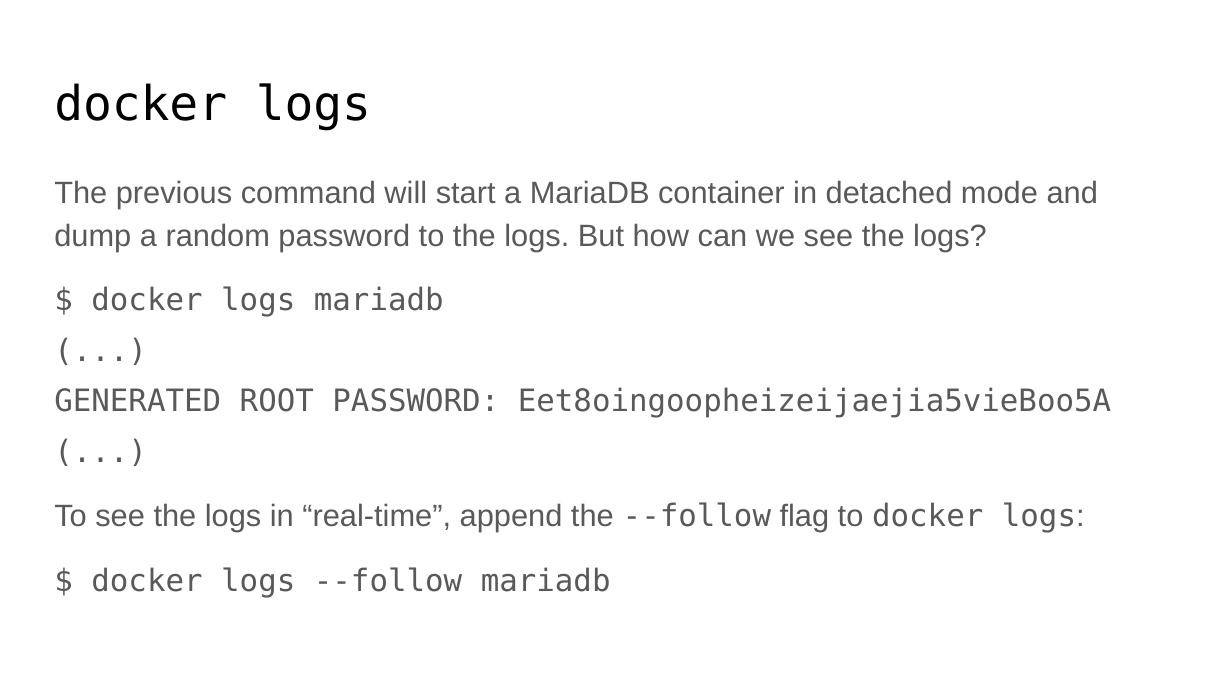
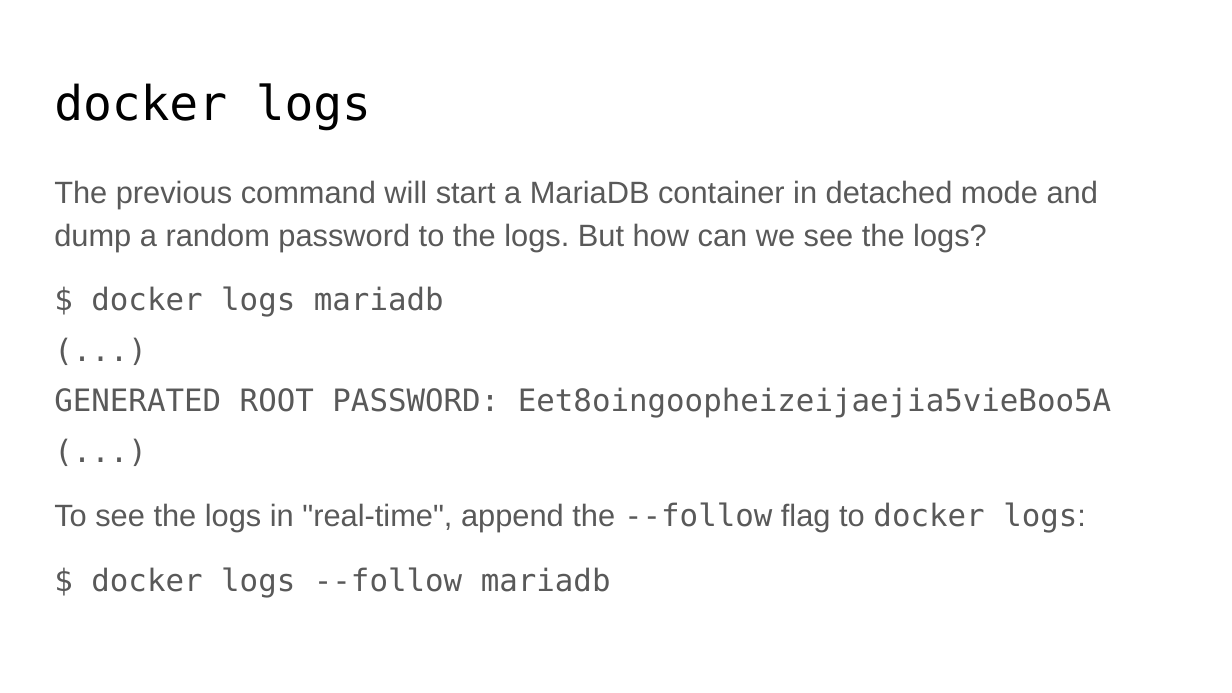
Before and after one commit to travelaudience/training-docker, a slide deck: slide 25 of docs/TA - Docker training.pptx. Drawn at 1232x693 pixels with LibreOffice and Linux fonts; fonts in the diff are those of the drawing. Boxes give left, top, right and bottom in pixels: in the first picture for what was removed or moved away, otherwise in the second. Text is boxed around its words. In the diff, an @@ line names an element or a change of style, - is before the commit and + after.

```diff
--- a/docs/TA - Docker training.pptx
+++ b/docs/TA - Docker training.pptx
@@ text at <box>54,502,1086,533</box>: text changed @@
-To see the logs in “real-time”, append the --follow flag to docker logs:
+To see the logs in "real-time", append the --follow flag to docker logs:
```
Also in this commit, not shown: 9 other slides changed, 2 other files.
